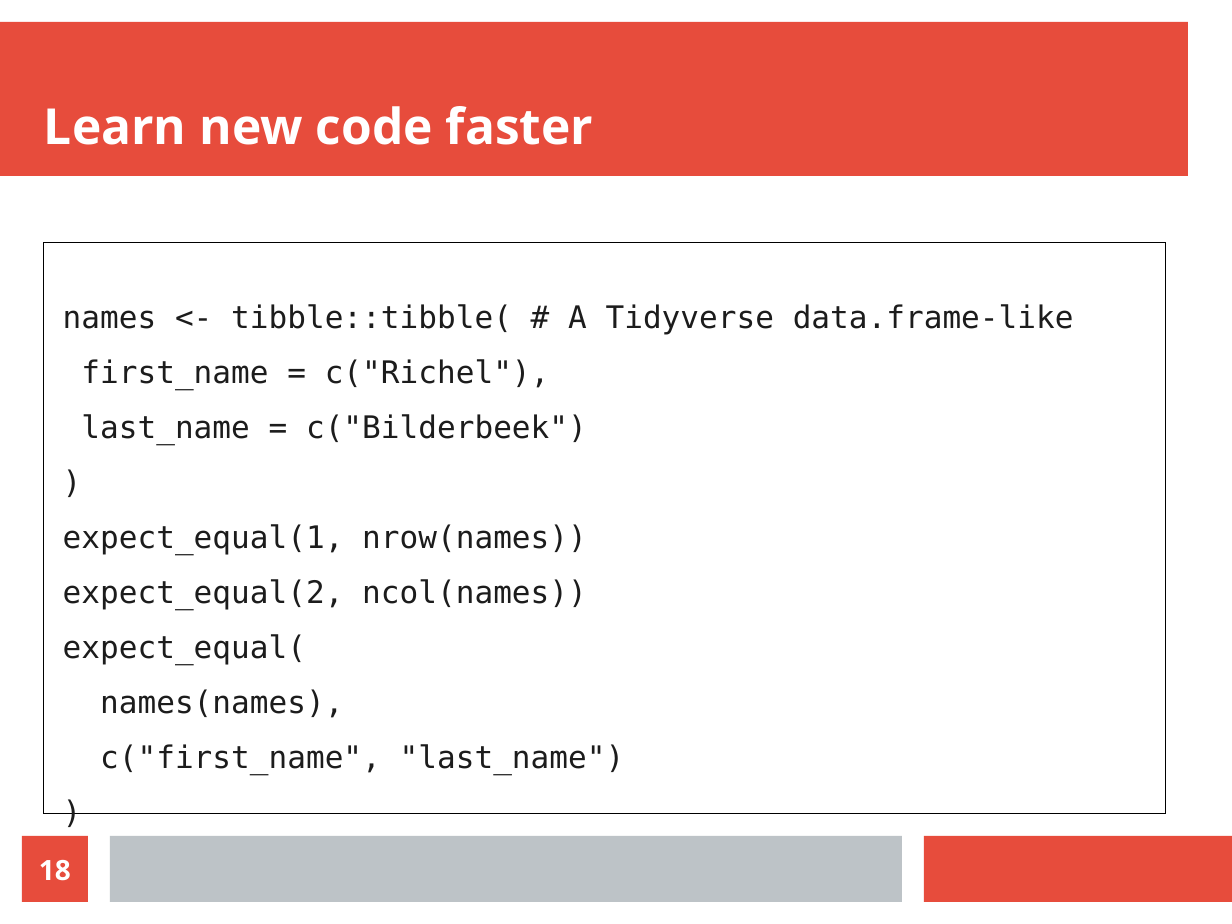
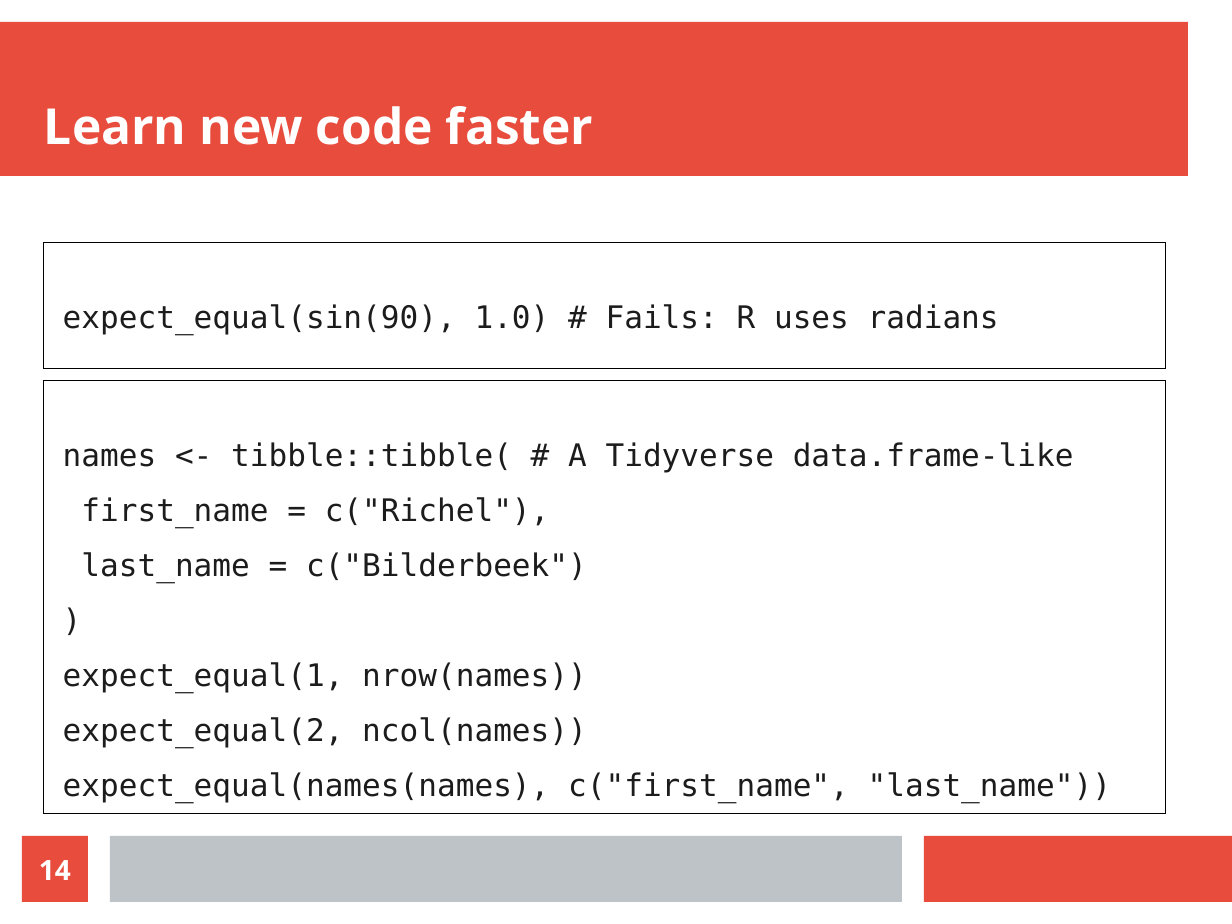
Before and after one commit to richelbilderbeek/nlseb_tdd_20210420, a slide deck: slide 14 of nlseb_tdd_20210420.odp (slide 18 before the commit). Drawn at 1232x924 pixels with LibreOffice and Linux fonts; fonts in the diff are those of the drawing. Boxes give left, top, right and bottom in pixels: in the first picture for what was removed or moved away, otherwise in the second. Text is boxed around its words. In the diff, an @@ line names an element or a change of style, - is before the commit and + after.

```diff
--- a/nlseb_tdd_20210420.odp
+++ b/nlseb_tdd_20210420.odp
@@ text added at [44,243,1166,369], outline #000000 0 pt, 20 pt, text #1C1C1C @@
+expect_equal(sin(90), 1.0) # Fails: R uses radians
@@ text "names <- tibble::tibble( # A ...": place and size @@
-text "names <- tibble::tibble( # A ..." at [44,243,1166,815]
+text "names <- tibble::tibble( # A ..." at [44,380,1166,814]
@@ text at [63,772,1111,802]: text changed @@
-expect_equal(
-names(names),
-c("first_name", "last_name")
-)
+expect_equal(names(names), c("first_name", "last_name"))
@@ page number at [39,860,71,880]: text changed @@
-18
+14
```
Also in this commit, not shown: 11 other slides changed, 4 slides added, 4 slides removed, 8 other files.
